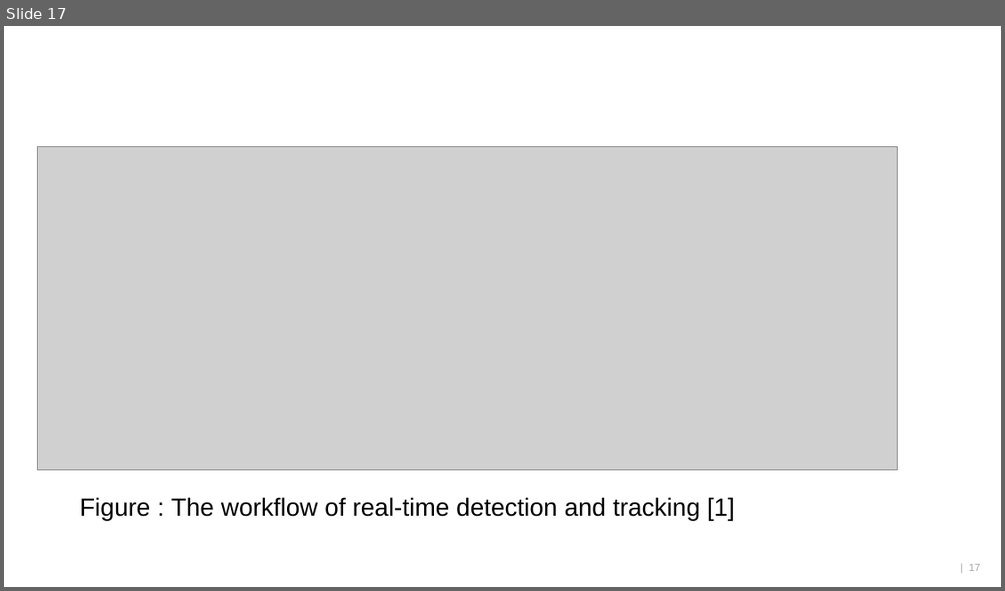
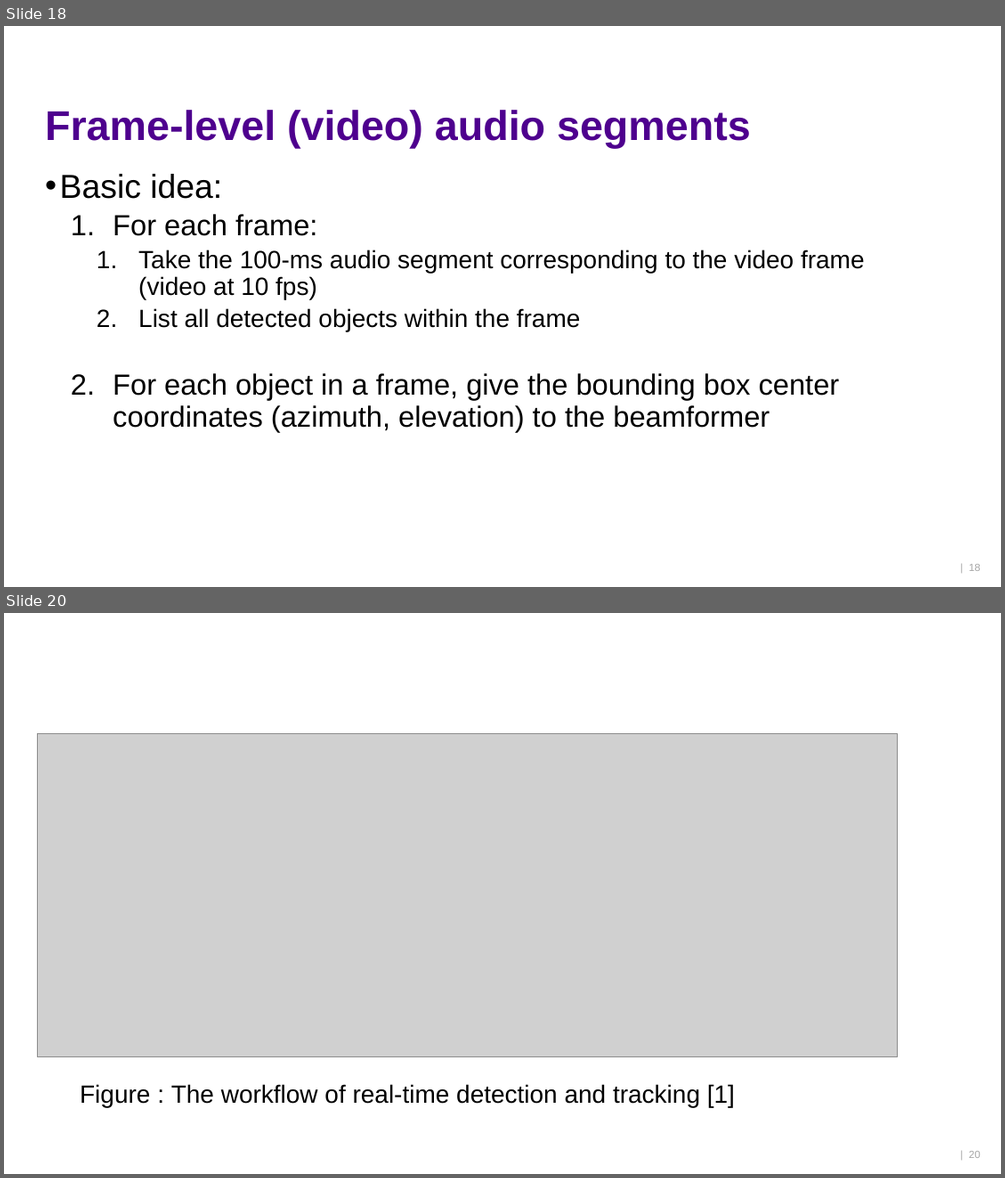
Before and after one commit to ktlhtn/AutoSTAnnot, a slide deck: Power point files/Final presentation.pptx. Shown one above the other, each under a label of ours: slide 17 before the commit, slides 18 and 20 after it; the slides between them are not shown. The pictures are 1005x591 and 1005x1178 pixels, drawn with LibreOffice and Linux fonts; fonts in the diff are those of the drawing; grey boxes stand for pictures; background and template pictures are left out. Boxes give left, top, right and bottom in pixels: in the first picture for what was removed or moved away, otherwise in the second. Text is boxed around its words. In the diff, an @@ line names an element or a change of style, - is before the commit and + after.

```diff
--- a/Power point files/Final presentation.pptx
+++ b/Power point files/Final presentation.pptx
@@ slide 18 added at <box>4,26,1001,587</box>, background #FFFFFF @@
@@ title added at <box>45,110,751,148</box>, 40 pt, text #4E008E, bold @@
+Frame-level (video) audio segments
@@ text added at <box>60,174,865,432</box>, 28 pt, text #000000 @@
+• Basic idea:
+  1. For each frame:
+    1. Take the 100-ms audio segment corresponding to the video frame (video at 10 fps)
+    2. List all detected objects within the frame
+  2. For each object in a frame, give the bounding box center coordinates (azimuth, elevation) to the beamformer
@@ page number added at <box>969,564,980,571</box>, 10 pt, text #A6A6A6 @@
+| 18
@@ what was slide 17 is now slide 20 @@
@@ page number at <box>969,1151,980,1158</box>: text changed @@
-| 17
+| 20
```
Also in this commit, not shown: 1 slide changed, 9 other slides added, 7 slides removed.
